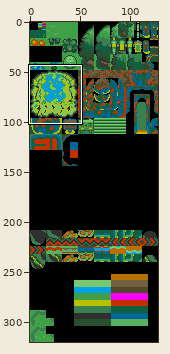
Edited in one commit: sprite sheet (data/tilesets/primary/general/tiles.png). The picture above shows the old version from afar; the outline marks the close-up.
Close-up. Old version:
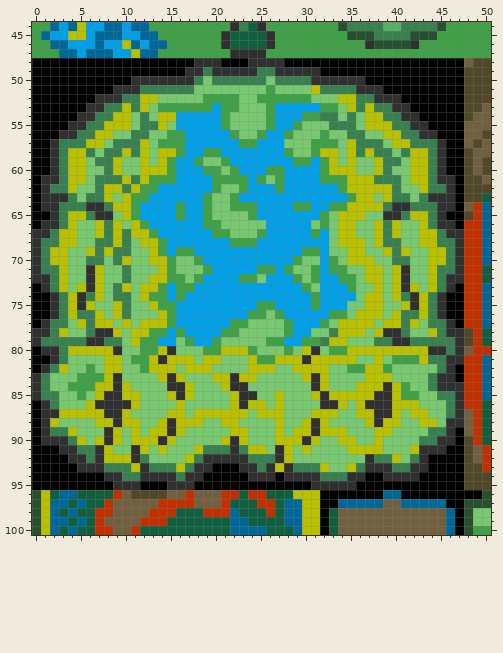
The file is 128x320 pixels. Shown: x 0..50, y 44..100.
The same view after the edit:
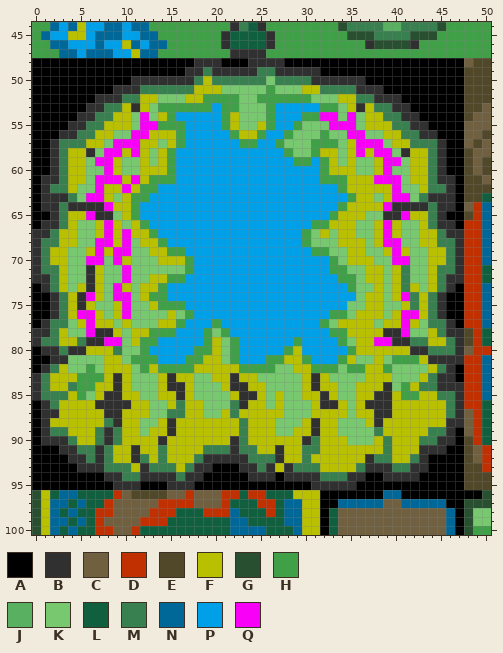
Palette (. is transparent): A #000000  B #303030  C #706040  D #c03000  E #504828  F #b8c000  G #285030  H #40a048  J #58b060  K #78c870  L #106040  M #388050  N #006898  P #00a0e8  Q #f800f8
Changes in this commit:
Changed rows in their new state; - is an unchanged pixel.
first column x 2:
 50 -----------------F--------------------------
 51 ----------------FFF---------F---------------
 52 ---------------FF---------------------------
 53 ---------B------------------------B---------
 54 ----------Q--H------F---------QQ-Q----------
 55 ----------QQHHH-----F--F-------QQQ----------
 56 ---------QQFFF-------FF----------QQ---------
 57 -------QQQ-FKF-----------H--------QQQ-------
 58 ----B-QQ-Q---HP--PP---------------Q-QQ-B----
 59 -----QQ---------PPPP-----------------QQ-----
 60 ------Q----------PPPP---PP-----------Q------
 61 -----QQQ-Q--------PPPP-PPP----------QQQ-----
 62 -----Q--Q---------PPPP---P------------Q-----
 63 ----QQ-----------PPPP-----------------QQ----
 64 --BB--Q-------P--PPPPPP----PP--P-----Q--BB--
 65 ----Q---------P--PPPPPP-------PH-------Q----
 66 ------Q----------PPPPPPP-----H-F-----Q------
 67 ------Q-Q---------PPPPPP----HKF------Q------
 68 -----QQ-Q-----------PPP-----HKK------QQ-----
 69 -----Q-QQ---FH-P------------P-H-------Q-----
 70 ----QQ-Q---K-FFHP----------PPP--------QQ----
 71 --------Q---KK-HPP-----PP-PPPP---------M----
 72 --------Q------PP----PPP---PPP---------M----
 73 -------Q------PP------------PP---------M----
 74 ----Q--QQ-----P--------------P---------QM---
 75 --------Q-----H--------PP----P----------M---
 76 ---QQ---Q---KFKH------PPPP-------------QQ---
 77 ----Q-----KK-FH---H-PPPPPPP------------Q----
 78 ----Q--------HP--HK-PPPPPPP--PPHH--F---Q----
 79 -FF---QQ------PP-HF-HPPPPP-HPPPPH-FFQQ----FF
 80 --BB---M---PPPPPH-FKHPPPPP-FPPPPPH------BBMM
 81 -B---------HPPPHH---HPPP-H--HPPPH---------BB
 82 --------F---HHHH--FFFHHHH----HHH----------F-
 83 FFF-----F------F-------------------------F--
 84 FFM---------F---------FF----F--F------K-FM--
 85 -MF---------F----------F----F---KK-------FF-
 86 -FFF------F--FMFF---M--------F-----------FFF
 87 ---------FF--MMF-KK-M-F---------F------F--FF
 88 -FFFF-M----------FF--MFFFK-----F-------FF--F
 89 ---FFM-MF------FFFFF-MFFFK------K---M-FFFF--
 90 ----FM-MF-----FFFFF--MFFF----MFF-K---MFFF---
 91 ------MFF--FMFFF------M-F--FMMFFF----MFF----
 92 ------M----FMFF------------FMFFFFFF----F----
 93 -------------------------------FF-----------
